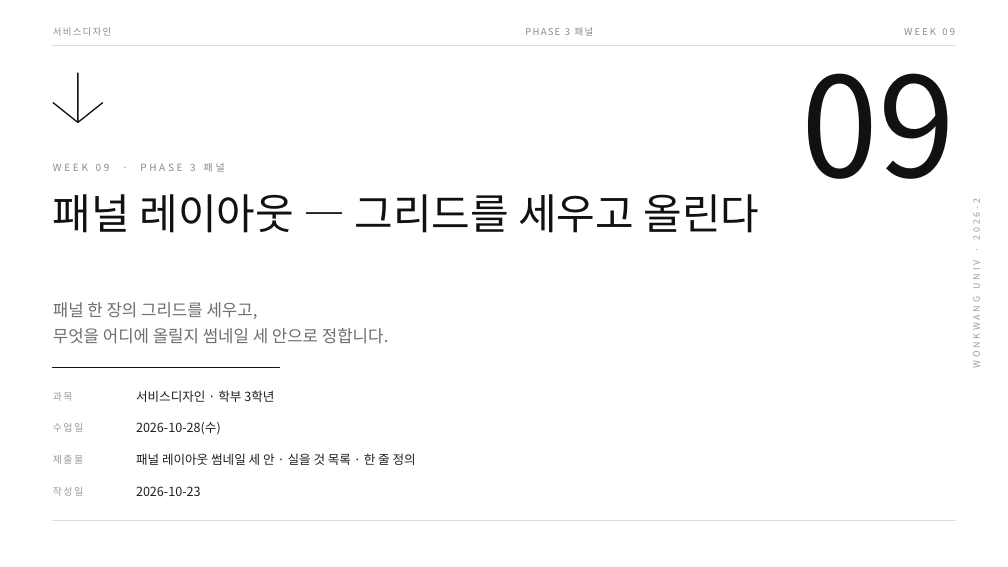
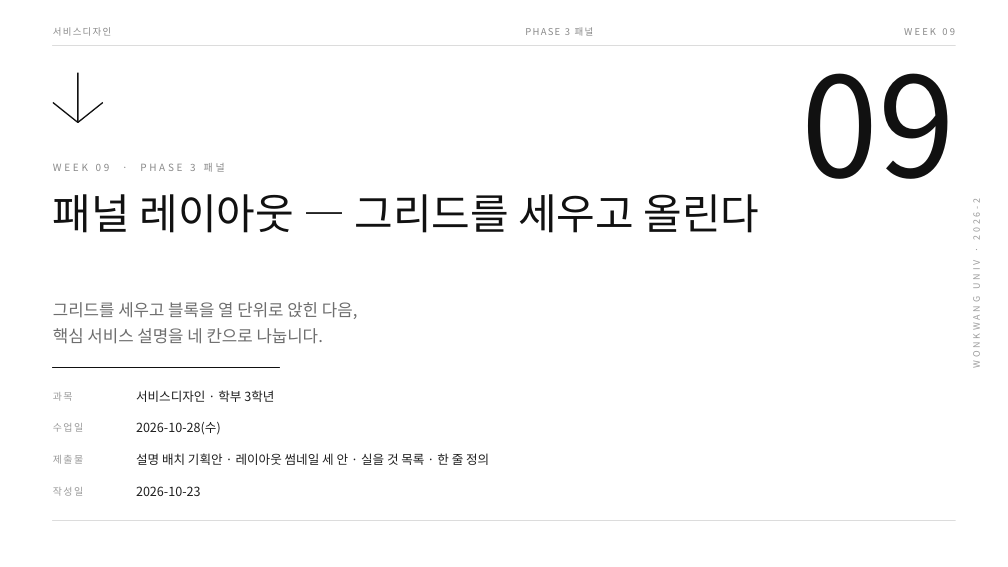
Before and after one commit to design-eng/MIN.D, a slide deck: slide 1 of dist/weeks-2학기/서비스디자인_2학기_09주차_패널레이아웃.pptx. Drawn at 1008x567 pixels with LibreOffice and Linux fonts; fonts in the diff are those of the drawing. Boxes give left, top, right and bottom in pixels: in the first picture for what was removed or moved away, otherwise in the second. Text is boxed around its words. In the diff, an @@ line names an element or a change of style, - is before the commit and + after.

```diff
--- a/dist/weeks-2학기/서비스디자인_2학기_09주차_패널레이아웃.pptx
+++ b/dist/weeks-2학기/서비스디자인_2학기_09주차_패널레이아웃.pptx
@@ text at (x1=53, y1=302, x2=358, y2=344): text changed @@
-패널 한 장의 그리드를 세우고,
-무엇을 어디에 올릴지 썸네일 세 안으로 정합니다.
+그리드를 세우고 블록을 열 단위로 앉힌 다음,
+핵심 서비스 설명을 네 칸으로 나눕니다.
@@ text at (x1=136, y1=453, x2=489, y2=465): text changed @@
-패널 레이아웃 썸네일 세 안 · 실을 것 목록 · 한 줄 정의
+설명 배치 기획안 · 레이아웃 썸네일 세 안 · 실을 것 목록 · 한 줄 정의
```
Also in this commit, not shown: 8 other slides changed, 6 slides added, 4 other files.
